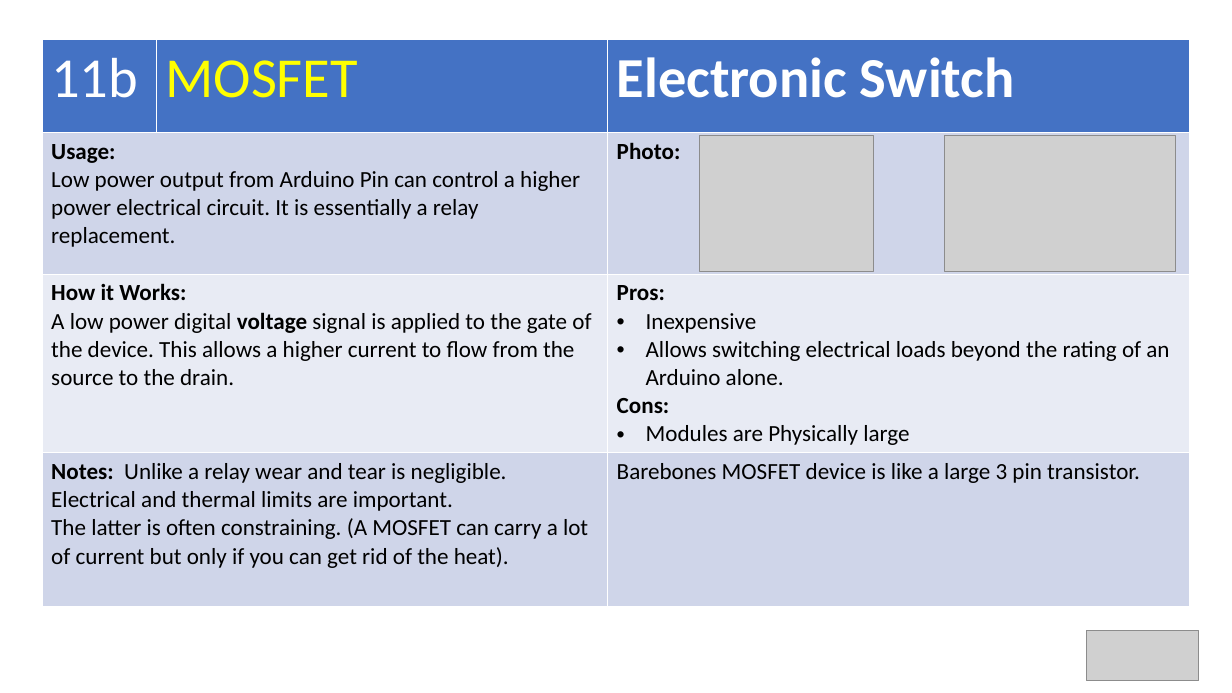
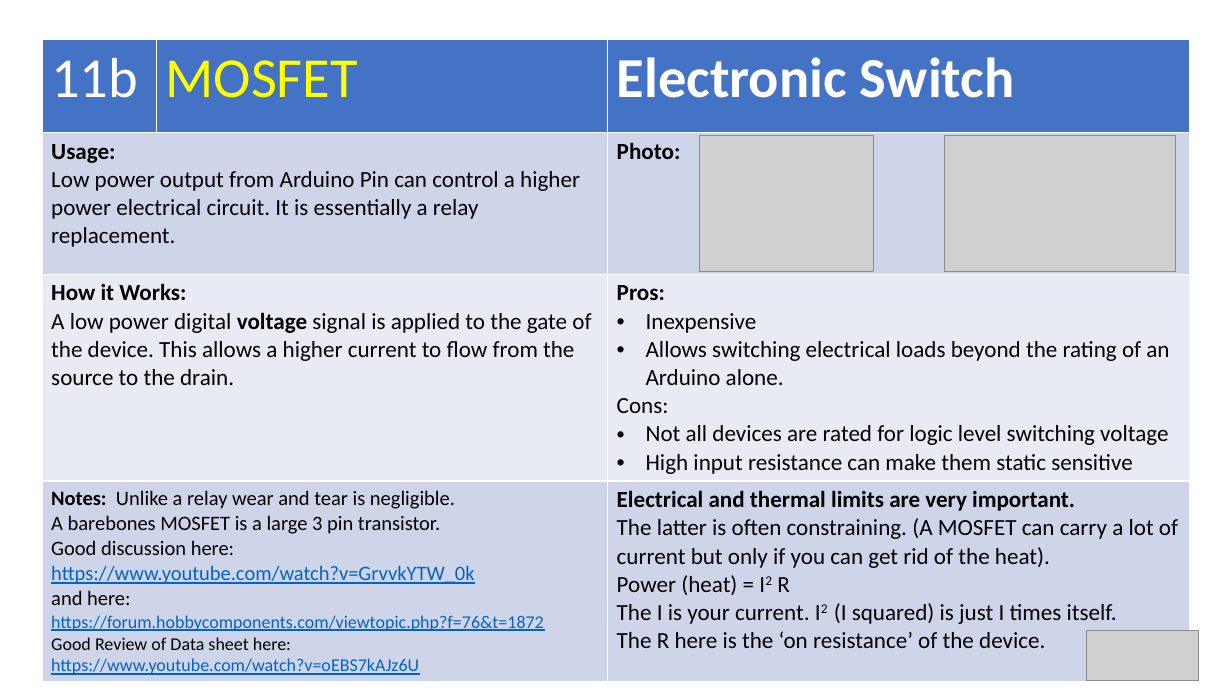
Before and after one commit to Alan-Lomax/MERG-SIG-Presentations, a slide deck: slide 27 of Arduino IO Compendium R2.pptx. Drawn at 1232x693 pixels with LibreOffice and Linux fonts; fonts in the diff are those of the drawing; grey boxes stand for pictures. Boxes give left, top, right and bottom in pixels: in the first picture for what was removed or moved away, otherwise in the second. Text is boxed around its words. In the diff, an @@ line names an element or a change of style, - is before the commit and + after.

Commit message:
Added page on MosFet
Added Mosfet device as a relay replacement

```diff
--- a/Arduino IO Compendium R2.pptx
+++ b/Arduino IO Compendium R2.pptx
@@ table at box(42, 40, 1189, 679) @@
-row 3, column 3: Pros: / Inexpensive / Allows switching electrical loads beyond the rating of an Arduino alone. / Cons: / Modules are Physically large
+row 3, column 3: Pros: / Inexpensive / Allows switching electrical loads beyond the rating of an Arduino alone. / Cons: / Not all devices are rated for logic level switching voltage / High input resistance can make them static sensitive
-row 4, column 1: Notes: Unlike a relay wear and tear is negligible. / Electrical and thermal limits are important. / The latter is often constraining. (A MOSFET can carry a lot of current but only if you can get rid of the heat).
+row 4, column 1: Notes: Unlike a relay wear and tear is negligible. / A barebones MOSFET is a large 3 pin transistor. / Good discussion here: / https://www.youtube.com/watch?v=GrvvkYTW_0k / and here: / https://forum.hobbycomponents.com/viewtopic.php?f=76&t=1872 / Good Review of Data sheet here: / https://www.youtube.com/watch?v=oEBS7kAJz6U
-row 4, column 3: Barebones MOSFET device is like a large 3 pin transistor.
+row 4, column 3: Electrical and thermal limits are very important. / The latter is often constraining. (A MOSFET can carry a lot of current but only if you can get rid of the heat). / Power (heat) = I2 R / The I is your current. I2 (I squared) is just I times itself. / The R here is the ‘on resistance’ of the device.
```
Also in this commit, not shown: 1 other slide changed.
